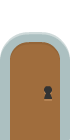
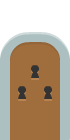
Layered file, before and after one edit (70 x 140). Changes by layer:
added layer "Layer 2" above "Layer 1" over box(31, 65, 39, 80)
added layer "Layer 1" above "Layer 0" over box(18, 86, 26, 101)
moved "Layer 0" above "door_closedTop" over box(18, 71, 39, 101)
